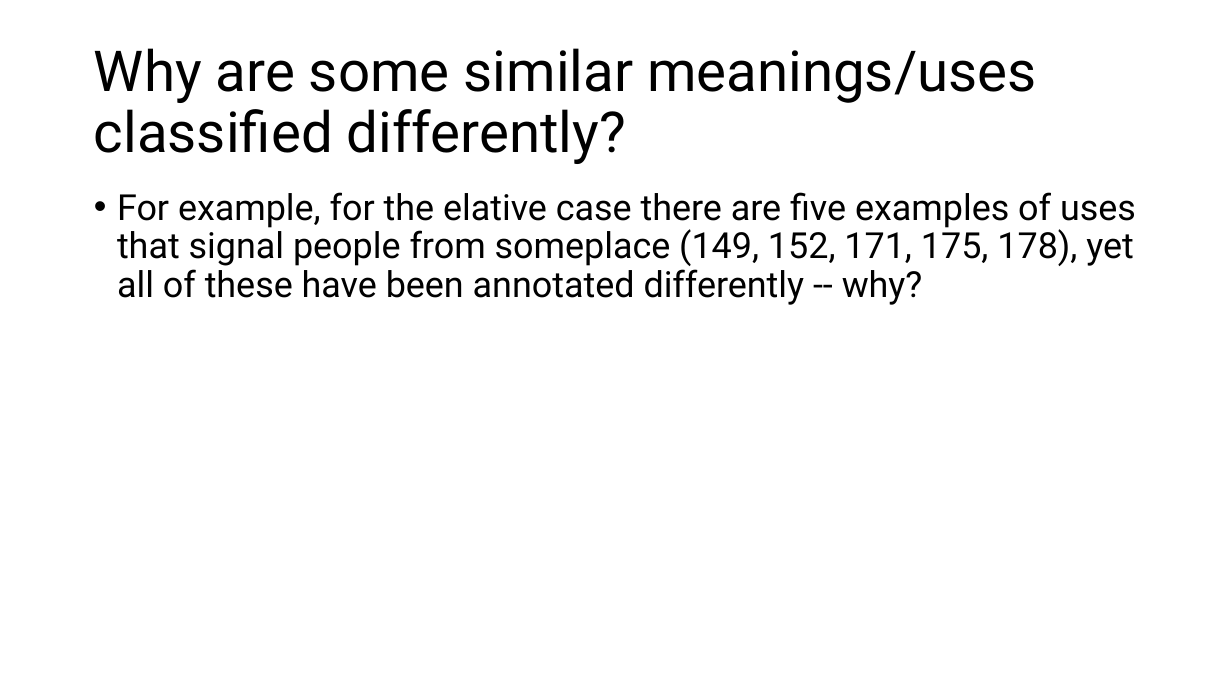
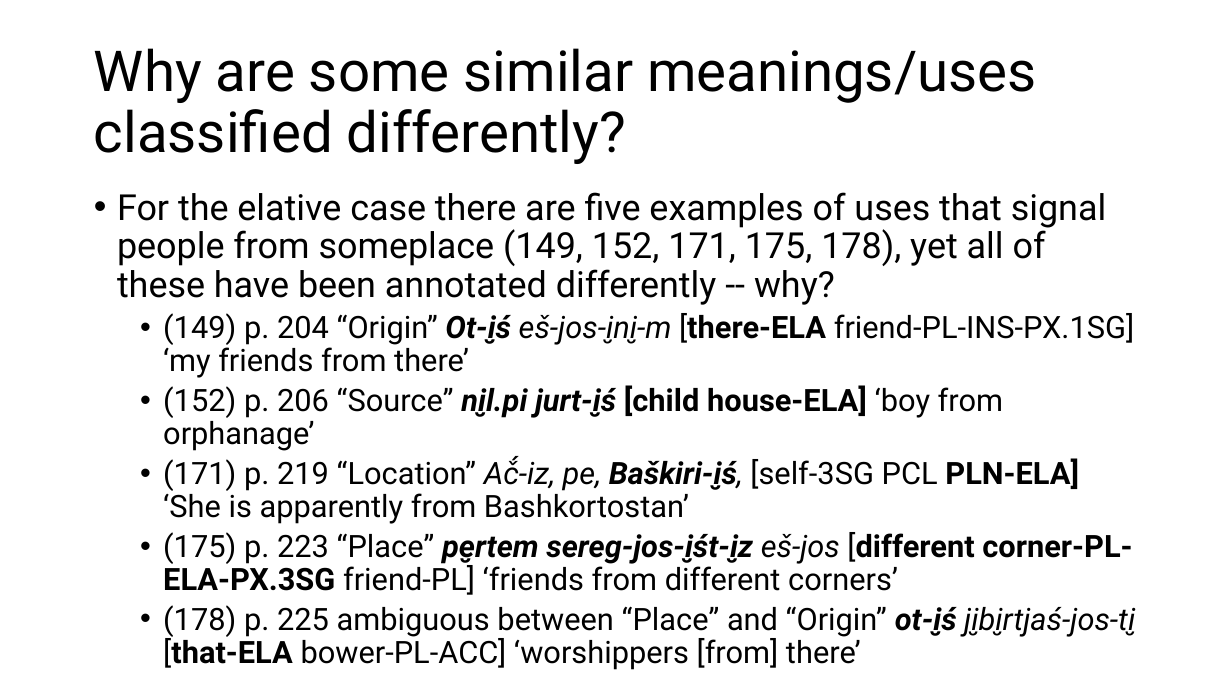
Before and after one commit to lajanda/lajanda.github.io, a slide deck: slide 11 of conference presentations/Defense_Erkkila.pptx (slide 9 before the commit). Drawn at 1232x693 pixels with LibreOffice and Linux fonts; fonts in the diff are those of the drawing. Boxes give left, top, right and bottom in pixels: in the first picture for what was removed or moved away, otherwise in the second. Text is boxed around its words. In the diff, an @@ line names an element or a change of style, - is before the commit and + after.

```diff
--- a/conference presentations/Defense_Erkkila.pptx
+++ b/conference presentations/Defense_Erkkila.pptx
@@ text at (x1=117, y1=192, x2=1140, y2=670): text changed; size 28 to 24 pt @@
-• For example, for the elative case there are five examples of uses that signal people from someplace (149, 152, 171, 175, 178), yet all of these have been annotated differently -- why?
+• For the elative case there are five examples of uses that signal people from someplace (149, 152, 171, 175, 178), yet all of these have been annotated differently -- why?
+  • (149) p. 204 “Origin” Ot-i̮ś eš-jos-i̮ni̮-m [there-ELA friend-PL-INS-PX.1SG] ‘my friends from there’
+  • (152) p. 206 “Source” ni̮l.pi jurt-i̮ś [child house-ELA] ‘boy from orphanage’
+  • (171) p. 219 “Location” Ač́-iz, pe, Baškiri-i̮ś, [self-3SG PCL PLN-ELA] ‘She is apparently from Bashkortostan’
+  • (175) p. 223 “Place” pe̮rtem sereg-jos-i̮śt-i̮z eš-jos [different corner-PL-ELA-PX.3SG friend-PL] ‘friends from different corners’
+  • (178) p. 225 ambiguous between “Place” and “Origin” ot-i̮ś ji̮bi̮rtjaś-jos-ti̮ [that-ELA bower-PL-ACC] ‘worshippers [from] there’
```
Also in this commit, not shown: 17 other slides changed, 6 slides added, 1 slide removed, 1 other file.
